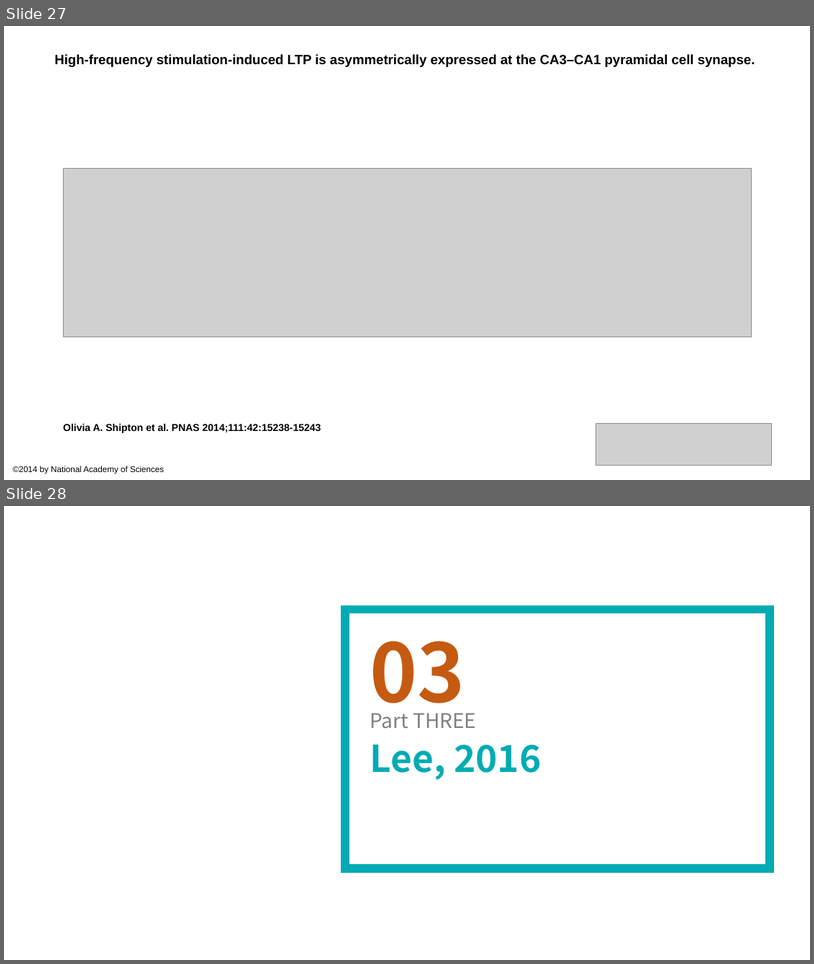
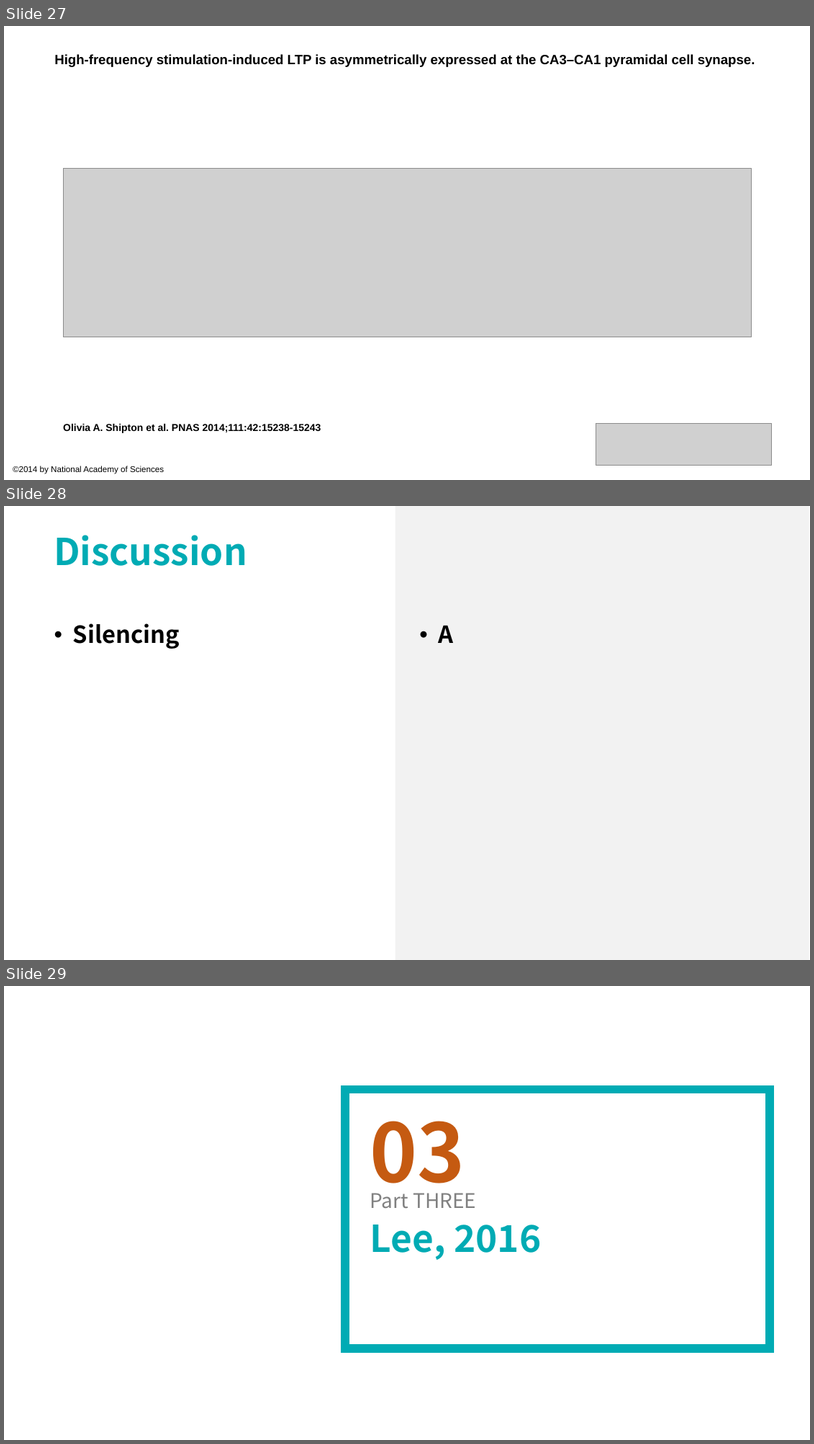
Before and after one commit to lsyoath/sheepy, a slide deck: Event/Lateralization.pptx. Shown one above the other, each under a label of ours: slides 27 and 28 before the commit, slides 27, 28 and 29 after it. The pictures are 814x964 and 814x1444 pixels, drawn with LibreOffice and Linux fonts; fonts in the diff are those of the drawing; grey boxes stand for pictures. Boxes give left, top, right and bottom in pixels: in the first picture for what was removed or moved away, otherwise in the second. Text is boxed around its words. In the diff, an @@ line names an element or a change of style, - is before the commit and + after.

Commit message:
2125

```diff
--- a/Event/Lateralization.pptx
+++ b/Event/Lateralization.pptx
@@ slide 28 added at (x1=4, y1=506, x2=810, y2=960), background #FFFFFF @@
@@ rectangle added at (x1=396, y1=506, x2=810, y2=960), fill #F2F2F2 @@
@@ text added at (x1=54, y1=535, x2=247, y2=566), 44 pt, text #00ABB4, bold @@
+Discussion
@@ text added at (x1=73, y1=623, x2=180, y2=649), 28 pt, text #000000, bold @@
+  • Silencing
@@ text added at (x1=439, y1=625, x2=454, y2=643), 28 pt, text #000000, bold @@
+• A
@@ what was slide 28 is now slide 29 @@
```
Also in this commit, not shown: 1 other slide added.
